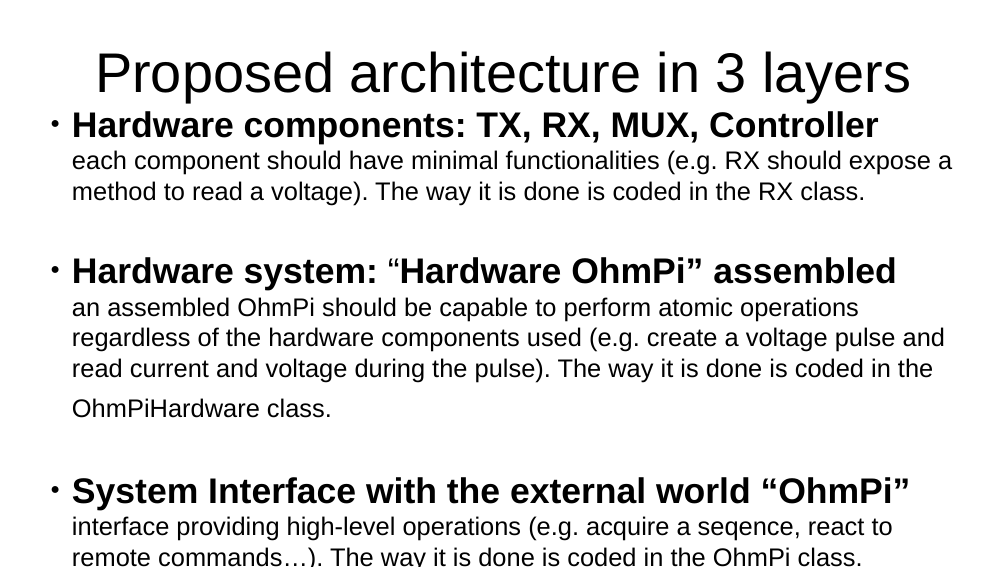
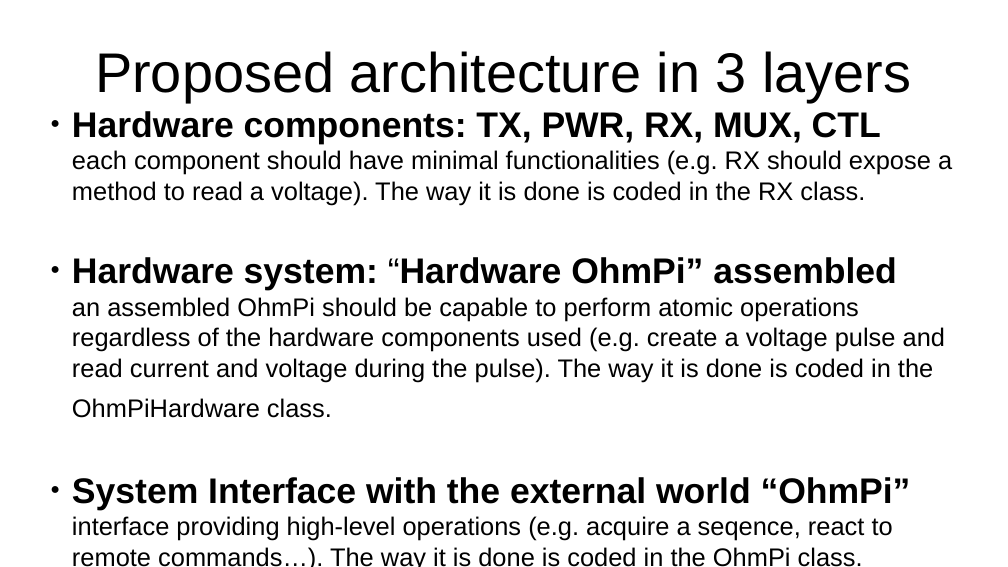
Before and after one commit to ohmpi/ohmpi, a slide deck: slide 3 of Proposition software architecture.odp. Drawn at 1008x567 pixels with LibreOffice and Linux fonts; fonts in the diff are those of the drawing. Boxes give left, top, right and bottom in pixels: in the first picture for what was removed or moved away, otherwise in the second. Text is boxed around its words. In the diff, an @@ line names an element or a change of style, - is before the commit and + after.

Commit message:
Renames Controller as Ctl

```diff
--- a/Proposition software architecture.odp
+++ b/Proposition software architecture.odp
@@ subtitle at (72,111,952,205): text changed @@
-● Hardware components: TX, RX, MUX, Controller
-  each component should have minimal functionalities (e.g. RX should expose a method to read a voltage). The way it is done is coded in the RX class.
+● Hardware components: TX, PWR, RX, MUX, CTL
+  each component should have minimal functionalities (e.g. RX should expose a method to read a voltage). The way it is done is coded in the RX class.
```
Also in this commit, not shown: 3 other slides changed, 1 slide added, 20 other files.
